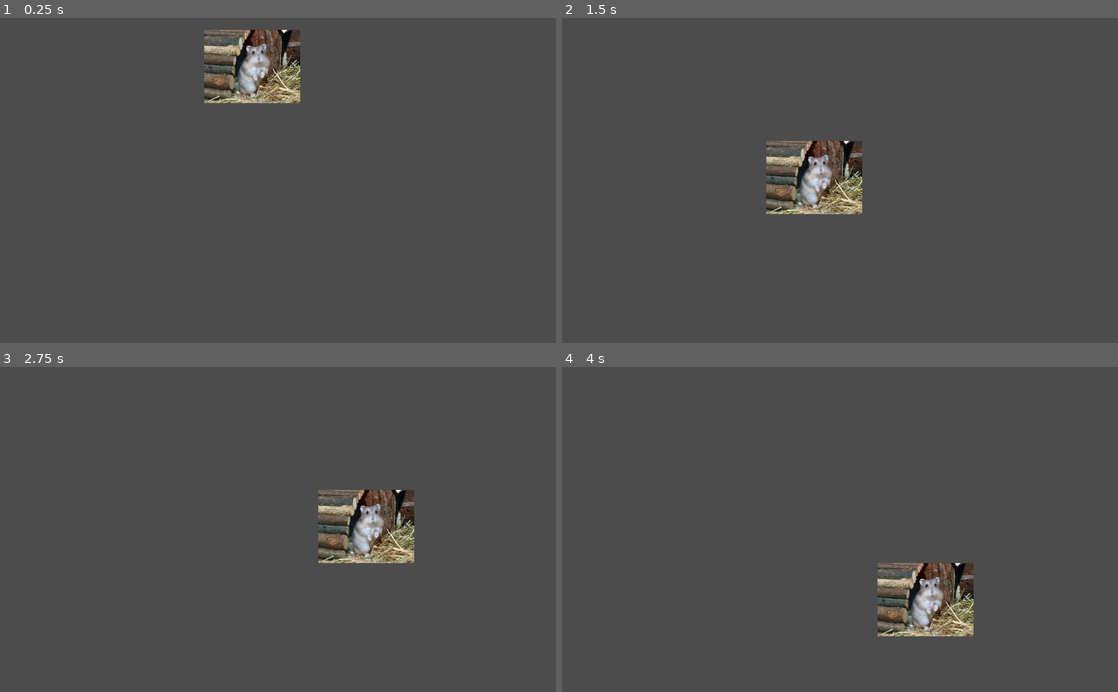
Above: before the commit, frames 1-4 (two rows, left to right).
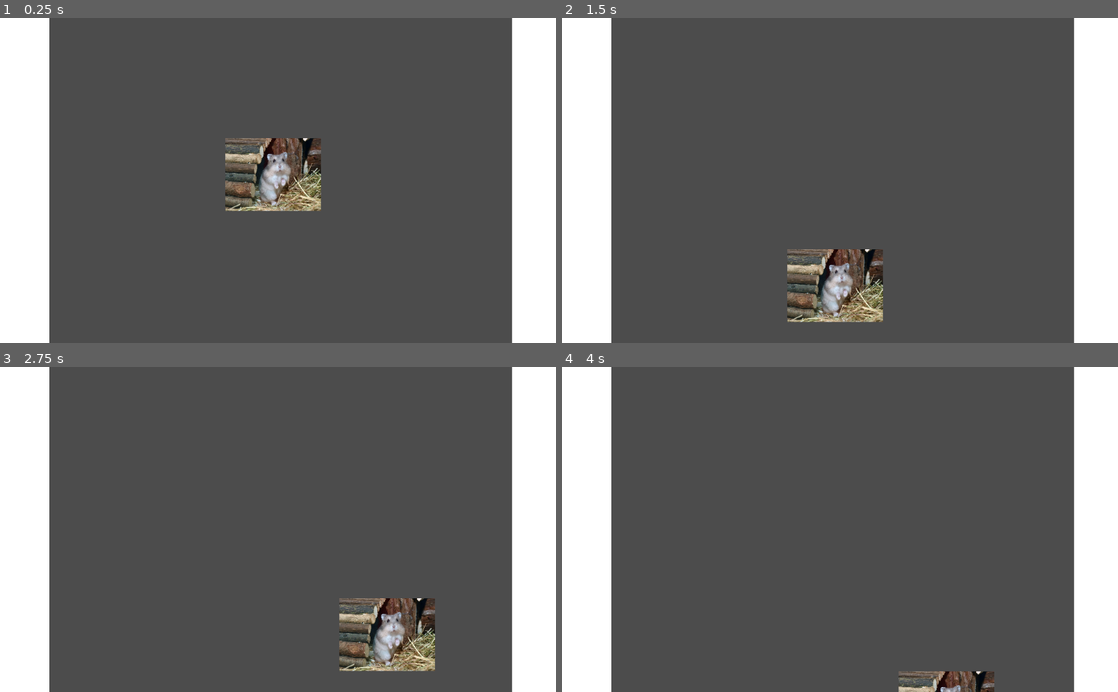
Above: after the commit, the same moments.

Repository: AleeSaanta/Alejandro-1-juego
Game: Godot game, scene res://Escena/PantallaPrincipaSprite.tscn
Two runs of this game, one before a commit and one after it. Both use one fixed random seed, a clock stepped at 60 frames per second and the inputs below. Before the commit the project starts from res://fondoplaya.tscn.
Inputs:
- Up to frame 1 (0.25 s): no input
- Up to frame 2 (1.5 s): tap Enter at 0.5 s; hold S (abaix) 0.53-1.28 s; tap W (adalt) at 1.35 s
- Up to frame 3 (2.75 s): tap Space at 2 s; hold D (dreta) from 2.03 s (still down)
- Up to frame 4 (4 s): release D (dreta) at 2.78 s; tap A (esquerra) at 2.85 s; tap Enter at 3.5 s; hold S (abaix) from 3.53 s (still down)

The runs differ from the first frame. In frame 1, 23% of the frame differs, in the area x 0-100%, y 0-100%; in frame 2, 23%; in frame 3, 23%; in frame 4, 21%.

Commit message:
Colisiones y cambio de color del personaje

Diff:
--- /dev/null
+++ b/Escena/Cossos.tscn
@@ -0,0 +1,17 @@
+[gd_scene load_steps=3 format=2]
+
+[ext_resource path="res://Imatge/Hamster-Ruso.webp" type="Texture" id=1]
+
+[sub_resource type="RectangleShape2D" id=1]
+extents = Vector2( 105.5, 82.5 )
+
+[node name="KinematicBody2D" type="KinematicBody2D"]
+
+[node name="Sprite" type="Sprite" parent="."]
+position = Vector2( 1, -1 )
+scale = Vector2( 0.175208, 0.205937 )
+texture = ExtResource( 1 )
+
+[node name="CollisionShape2D" type="CollisionShape2D" parent="."]
+position = Vector2( 0.5, -1.5 )
+shape = SubResource( 1 )
--- /dev/null
+++ b/Escena/PantallaPrincipaSprite.tscn
@@ -0,0 +1,19 @@
+[gd_scene load_steps=3 format=2]
+
+[ext_resource path="res://Escena/Personatge/Personatge.tscn" type="PackedScene" id=1]
+[ext_resource path="res://Escena/Zona.tscn" type="PackedScene" id=2]
+
+[node name="Node2D" type="Node2D"]
+position = Vector2( 1, 0 )
+
+[node name="Zona" parent="." instance=ExtResource( 2 )]
+position = Vector2( 3, 303 )
+
+[node name="Zona2" parent="." instance=ExtResource( 2 )]
+position = Vector2( 1028, 275 )
+
+[node name="Personatge" parent="." instance=ExtResource( 1 )]
+position = Vector2( 502, 289 )
+
+[connection signal="area_entered" from="Personatge" to="Personatge" method="_on_Personatge_area_entered"]
+[connection signal="area_exited" from="Personatge" to="Personatge" method="_on_Personatge_area_exited"]
--- a/Sprite.gd
+++ b/Escena/Personatge/Personatge.gd
@@ -8,7 +8,7 @@
 var direccio = Vector2(0, 0)
 # Called when the node enters the scene tree for the first time.
 func _ready():
-	position = Vector2(500,300)
+	pass #position = Vector2(500,300)
 
 
 # Called every frame. 'delta' is the elapsed time since the previous frame.
@@ -25,3 +25,17 @@
 	if Input.is_action_pressed("adalt"):
 		direccio += Vector2(0,-1)
 	position += direccio.normalized() * velocitat * delta #delta són els segons que han passat
+
+
+
+func _on_Personatge_area_entered(area):
+	if area.name == "Zona":
+		modulate = Color(1, 0, 0)
+	elif area.name == "Zona2":
+		modulate = Color(1, 0, 1)
+	area.modulate = Color(0, 1, 0)
+
+
+func _on_Personatge_area_exited(area):
+	modulate = Color(1, 1 , 1)
+	area.modulate = Color(1, 1, 1)
--- /dev/null
+++ b/Escena/Personatge/Personatge.tscn
@@ -0,0 +1,17 @@
+[gd_scene load_steps=4 format=2]
+
+[ext_resource path="res://Imatge/Hamster-Ruso.webp" type="Texture" id=1]
+[ext_resource path="res://Escena/Personatge/Personatge.gd" type="Script" id=2]
+
+[sub_resource type="RectangleShape2D" id=1]
+extents = Vector2( 600.159, 397.582 )
+
+[node name="Personatge" type="Area2D"]
+scale = Vector2( 0.147461, 0.168519 )
+script = ExtResource( 2 )
+
+[node name="Sprite" type="Sprite" parent="."]
+texture = ExtResource( 1 )
+
+[node name="CollisionShape2D2" type="CollisionShape2D" parent="."]
+shape = SubResource( 1 )
--- /dev/null
+++ b/Escena/Zona.tscn
@@ -0,0 +1,16 @@
+[gd_scene load_steps=2 format=2]
+
+[sub_resource type="RectangleShape2D" id=1]
+extents = Vector2( 88.25, 495 )
+
+[node name="Zona" type="Area2D"]
+
+[node name="ColorRect" type="ColorRect" parent="."]
+margin_left = -86.0
+margin_top = -397.0
+margin_right = 87.0
+margin_bottom = 592.0
+
+[node name="CollisionShape2D" type="CollisionShape2D" parent="."]
+position = Vector2( 0.25, 97 )
+shape = SubResource( 1 )
--- a/Personatge.gd
+++ /dev/null
@@ -1,16 +0,0 @@
-extends Area2D
-
-
-# Declare member variables here. Examples:
-# var a = 2
-# var b = "text"
-
-
-# Called when the node enters the scene tree for the first time.
-func _ready():
-	pass # Replace with function body.
-
-
-# Called every frame. 'delta' is the elapsed time since the previous frame.
-#func _process(delta):
-#	pass
--- a/default_env.tres
+++ /dev/null
@@ -1,7 +0,0 @@
-[gd_resource type="Environment" load_steps=2 format=2]
-
-[sub_resource type="ProceduralSky" id=1]
-
-[resource]
-background_mode = 2
-background_sky = SubResource( 1 )
--- a/fondoplaya.tscn
+++ /dev/null
@@ -1,23 +0,0 @@
-[gd_scene load_steps=4 format=2]
-
-[ext_resource path="res://Sprite.gd" type="Script" id=1]
-[ext_resource path="res://Hamster-Ruso.webp" type="Texture" id=2]
-
-[sub_resource type="RectangleShape2D" id=1]
-extents = Vector2( 600.159, 397.582 )
-
-[node name="Node2D" type="Node2D"]
-position = Vector2( 1, 0 )
-
-[node name="Personatge" type="Area2D" parent="."]
-position = Vector2( 157.523, 212.592 )
-scale = Vector2( 0.147461, 0.168519 )
-script = ExtResource( 1 )
-
-[node name="Sprite" type="Sprite" parent="Personatge"]
-position = Vector2( -247.682, -1249.67 )
-texture = ExtResource( 2 )
-
-[node name="CollisionShape2D2" type="CollisionShape2D" parent="Personatge"]
-position = Vector2( -251.073, -1249.67 )
-shape = SubResource( 1 )
--- a/project.godot
+++ b/project.godot
@@ -11,8 +11,7 @@
 [application]
 
 config/name="1 joc Alejandro"
-run/main_scene="res://fondoplaya.tscn"
-config/icon="res://icon.png"
+run/main_scene="res://Escena/PantallaPrincipaSprite.tscn"
 
 [input]
 
@@ -40,7 +39,3 @@
 [physics]
 
 common/enable_pause_aware_picking=true
-
-[rendering]
-
-environment/default_environment="res://default_env.tres"
Not shown, removed: Hamster-Ruso.webp.import
Renamed: Hamster-Ruso.webp -> Imatge/Hamster-Ruso.webp
Not shown, changed: Imatge/Hamster-Ruso.webp.import
Binary file removed: bob esponja turbio.jpg
Binary file removed: foto playa bonita.jpg
Not shown, removed: foto playa bonita.jpg.import
Binary file removed: icon.png
Not shown, removed: icon.png.import
